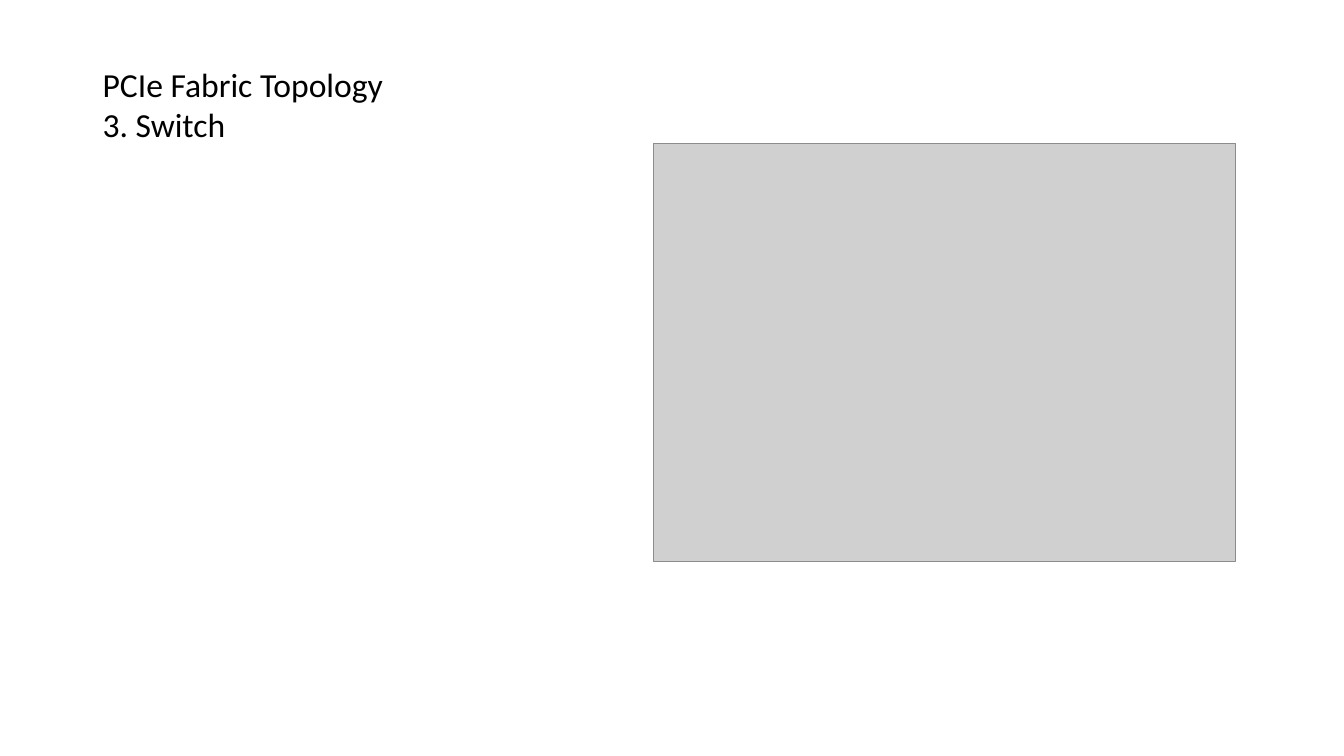
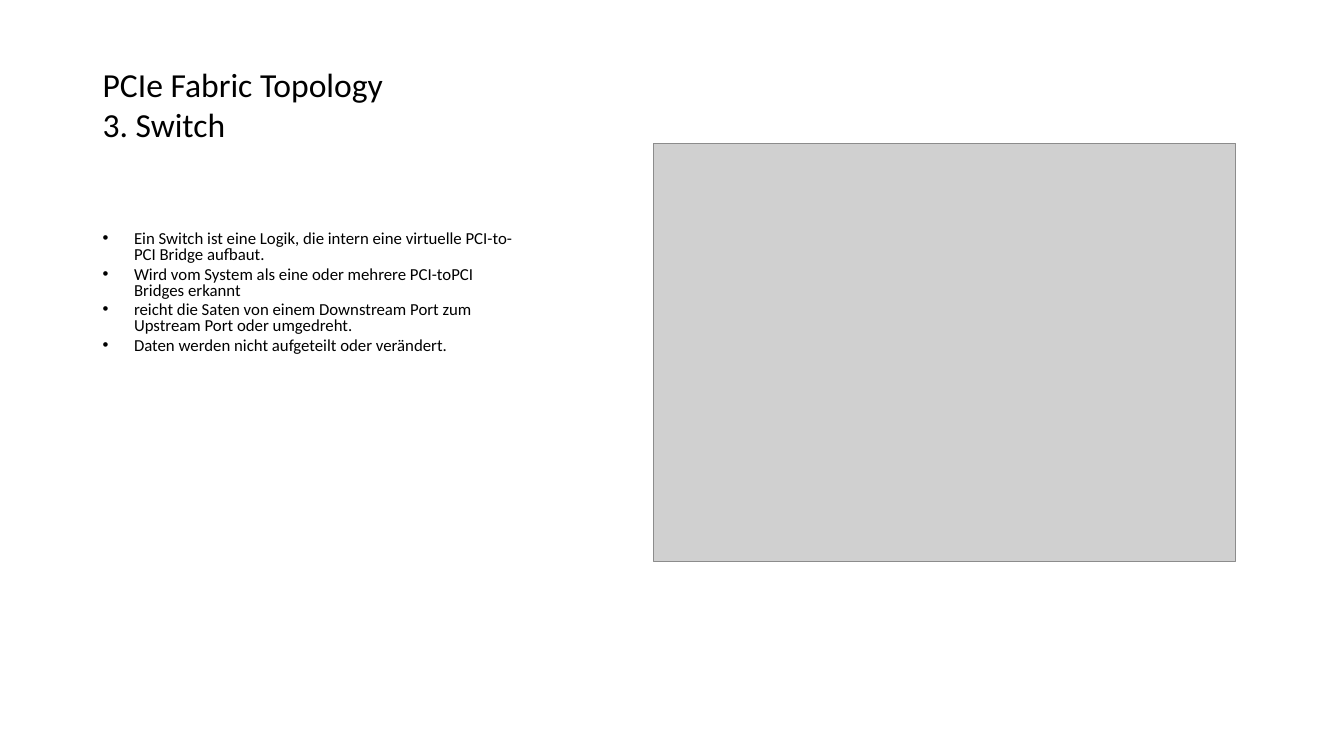
Before and after one commit to JustusDinera/Digitale-Signalverarbeitung, a slide deck: slide 7 of PCI Express.pptx (slide 8 before the commit). Drawn at 1344x756 pixels with LibreOffice and Linux fonts; fonts in the diff are those of the drawing; grey boxes stand for pictures; background and template pictures are left out. Boxes give left, top, right and bottom in pixels: in the first picture for what was removed or moved away, otherwise in the second. Text is boxed around its words. In the diff, an @@ line names an element or a change of style, - is before the commit and + after.

```diff
--- a/PCI Express.pptx
+++ b/PCI Express.pptx
@@ text added at bbox=[134, 232, 512, 354], 12 pt, text #000000 @@
+• Ein Switch ist eine Logik, die intern eine virtuelle PCI-to-PCI Bridge aufbaut.
+• Wird vom System als eine oder mehrere PCI-toPCI Bridges erkannt
+• reicht die Saten von einem Downstream Port zum Upstream Port oder umgedreht.
+• Daten werden nicht aufgeteilt oder verändert.
```
Also in this commit, not shown: 6 other slides changed, 1 slide removed.
